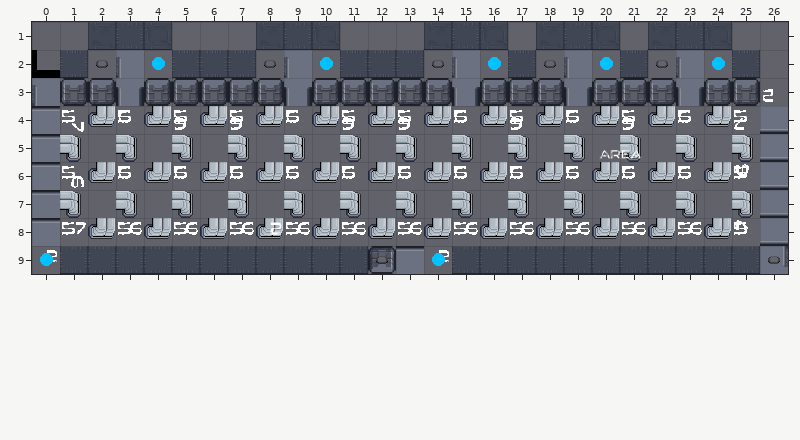
One commit to this Tiled map: cocos/Code/assets/resources/map/map_1-3-N-2.tmx. The first picture shows the starting point.
Cells are 32x32 px. Shown: x 0..26, y 1..9.
Once edited:
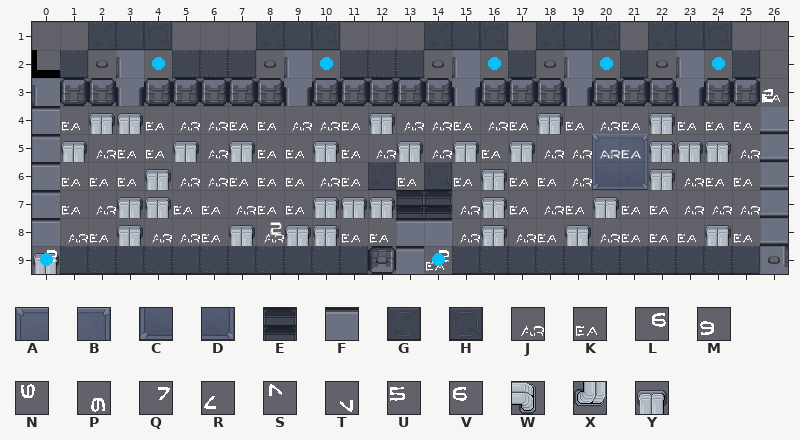
Key: from "proba_scifi": A 98, B 99, C 106, D 107; from "scifi_tileset_02": E 32, F 42, G 116, H 117, J 150, K 151, L 158, M 158 turned 180, N 158 turned 270, P 158 turned 90, Q 159, R 159 turned 180, S 159 turned 270, T 159 turned 90, U 167, V 168, W 178, X 178 turned 90, Y 183.
_ is an empty cell.
Difference:
Layer "f":
Tile A now appears in row 5 at x 20.
Tile B now appears in row 5 at x 21.
Tile C now appears in row 6 at x 20.
Tile D now appears in row 6 at x 21.
Tile J now appears in row 4 at x 5 to 6, 9 to 10, 13 to 14, 16 and 20; in row 5 at x 2, 6, 12, 14, 18 to 19 and 25; in row 6 at x 5 to 6, 10, 19 and 23; in row 7 at x 2, 7, 15, 18 and 23 to 25; in row 8 at x 1, 4 to 5, 8, 15, 17 and 20.
Tile K now appears in row 3 at x 26; in row 4 at x 1, 4, 7 to 8, 11, 15, 17, 19, 21 and 23 to 25; in row 5 at x 3 to 4, 8 to 9, 11 and 16; in row 6 at x 1 to 3, 7 to 9, 11, 13, 15, 17 to 18 and 24 to 25; in row 7 at x 1, 5 to 6, 8 to 9, 17, 19 and 21 to 22; in row 8 at x 2, 6, 11 to 12, 18, 21 to 23 and 25.
Tile K now appears in row 9 at x 14.
Tile Y now appears in row 4 at x 2 to 3, 12, 18 and 22; in row 5 at x 1, 5, 7, 10, 13, 15, 17 and 22 to 24; in row 6 at x 4, 16 and 22; in row 7 at x 3 to 4, 10 to 12, 16 and 20; in row 8 at x 3, 7, 9 to 10, 16, 19 and 24; in row 9 at x 0.
Layer "Tile Layer 6" (removed):
The author cleared tile L in row 8 at x 3, 5, 7, 9, 11, 13, 15, 17, 19, 21 and 23.
The author cleared tile M in row 4 at x 5, 7, 11, 13, 17 and 21.
The author cleared tile N in row 6 at x 25.
The author cleared tile P in row 6 at x 1.
The author cleared tile Q in row 8 at x 1.
The author cleared tile R in row 4 at x 25.
The author cleared tile S in row 8 at x 25.
The author cleared tile T in row 4 at x 1.
The author cleared tile V in row 4 at x 3, 9, 15, 19 and 23; in row 6 at x 3, 5, 7, 9, 11, 13, 15, 17, 19, 21 and 23.
The author cleared tile W in row 5 at x 1, 3, 5, 7, 9, 11, 13, 15, 17, 19, 21, 23 and 25; in row 7 at x 1, 3, 5, 7, 9, 11, 13, 15, 17, 19, 21, 23 and 25.
The author cleared tile X in row 4 at x 2, 4, 6, 8, 10, 12, 14, 16, 18, 20, 22 and 24; in row 6 at x 2, 4, 6, 8, 10, 12, 14, 16, 18, 20, 22 and 24; in row 8 at x 2, 4, 6, 8, 10, 12, 14, 16, 18, 20, 22 and 24.
Layer "Tile Layer 5" (removed):
The author cleared tile U in row 4 at x 1, 3, 5, 7, 9, 11, 13, 15, 17, 19, 21, 23 and 25; in row 6 at x 1, 3, 5, 7, 9, 11, 13, 15, 17, 19, 21, 23 and 25; in row 8 at x 1, 3, 5, 7, 9, 11, 13, 15, 17, 19, 21, 23 and 25.
Layer "s":
Tile E now appears in row 7 at x 13 to 14.
Tile F now appears in row 8 at x 13 to 14.
Layer "w":
Tile G now appears in row 6 at x 12.
Tile H now appears in row 6 at x 14.
Pixel boxes of the changes (left, top, right, bottom) in both pictures:
changed: (33, 94, 780, 274)
